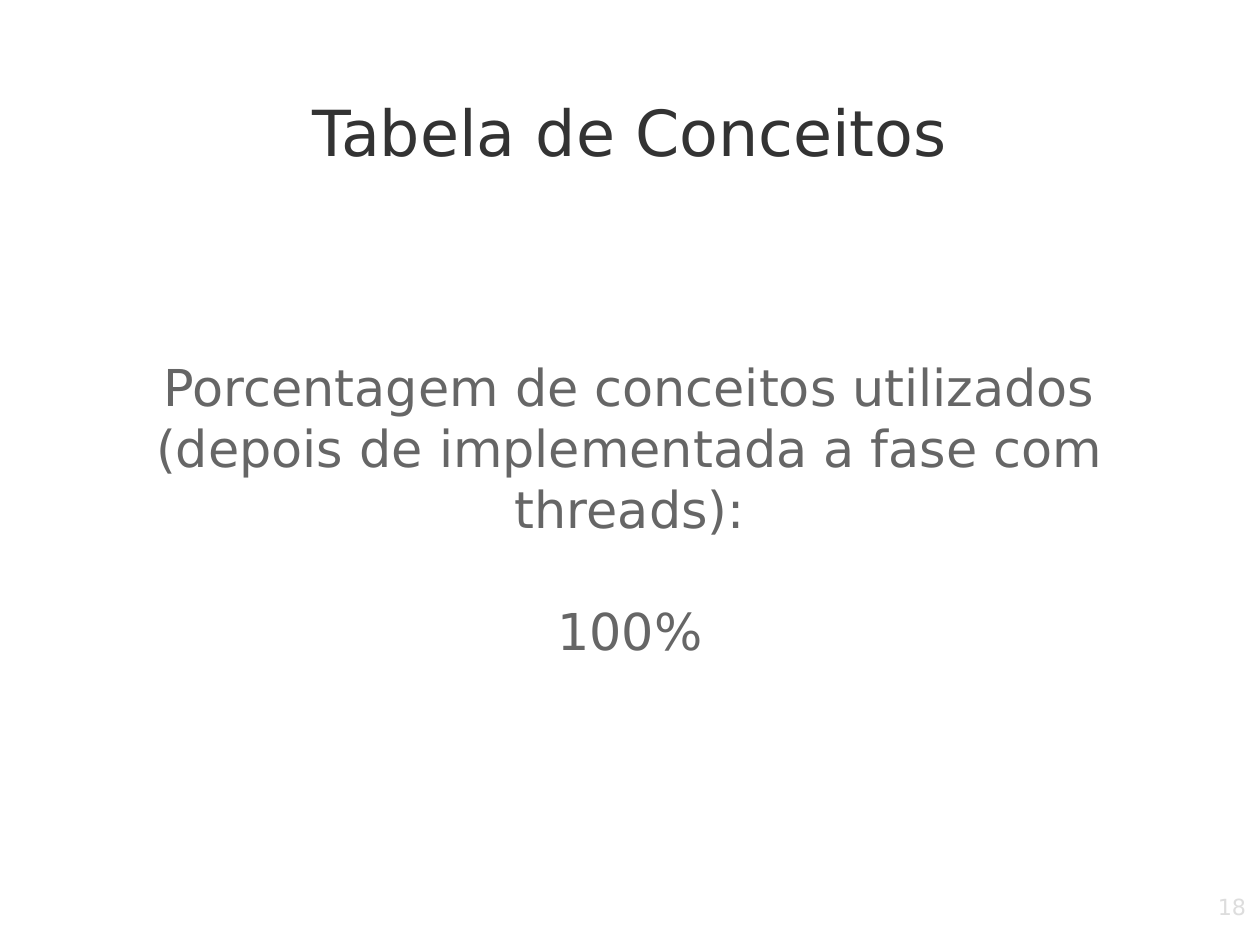
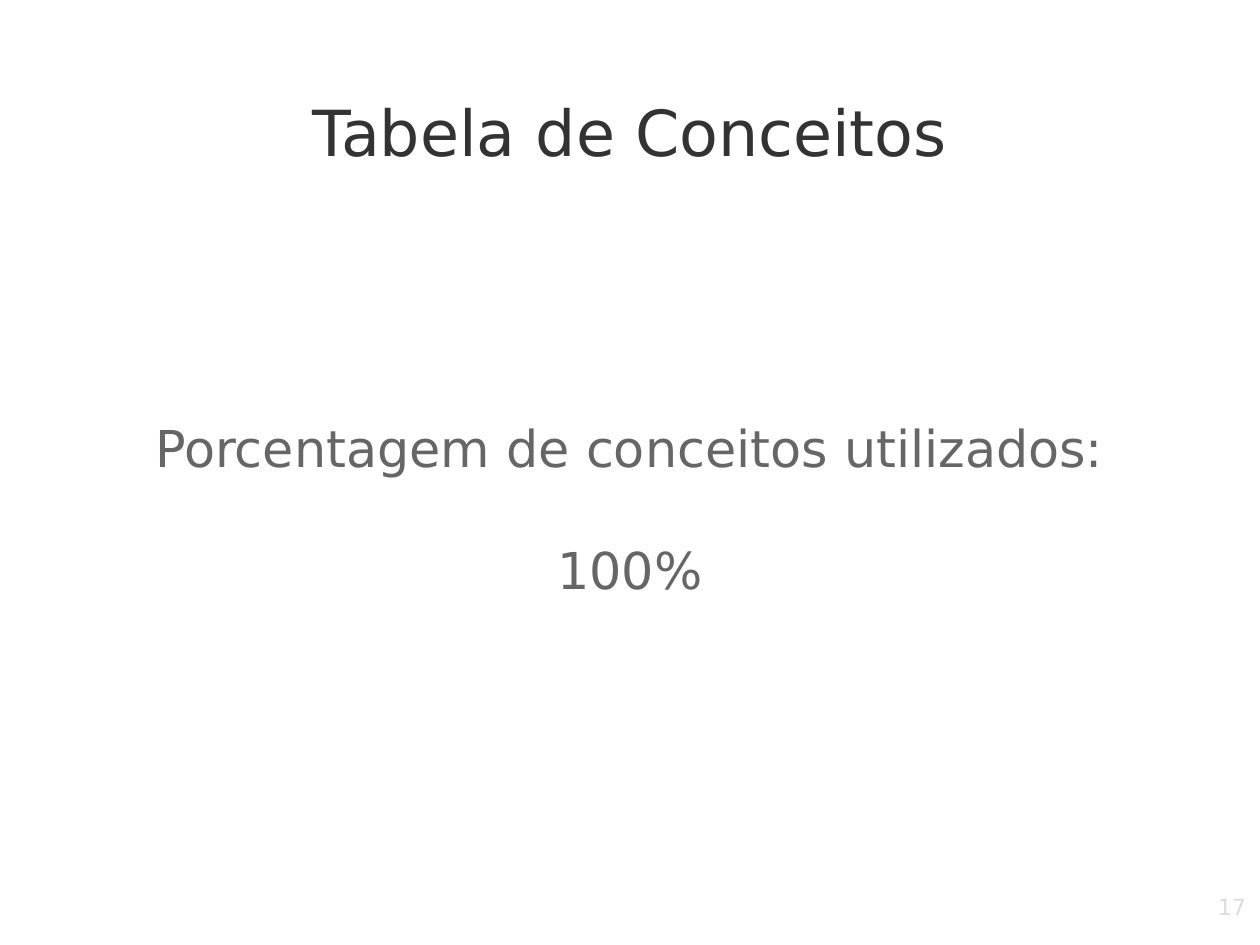
Before and after one commit to LucasEBSkora/jogo-tecnicas, a slide deck: slide 17 of Documents/Apresentação_Slides.odp (slide 18 before the commit). Drawn at 1260x945 pixels with LibreOffice and Linux fonts; fonts in the diff are those of the drawing; background and template pictures are left out. Boxes give left, top, right and bottom in pixels: in the first picture for what was removed or moved away, otherwise in the second. Text is boxed around its words. In the diff, an @@ line names an element or a change of style, - is before the commit and + after.

```diff
--- a/Documents/Apresentação_Slides.odp
+++ b/Documents/Apresentação_Slides.odp
@@ text at [155, 428, 1103, 478]: text changed @@
-Porcentagem de conceitos utilizados (depois de implementada a fase com threads):
+Porcentagem de conceitos utilizados:
@@ page number at [954, 894, 1247, 945]: text changed @@
-18
+17
```
Also in this commit, not shown: 7 other slides changed, 1 slide added, 2 slides removed, 1 other file.
